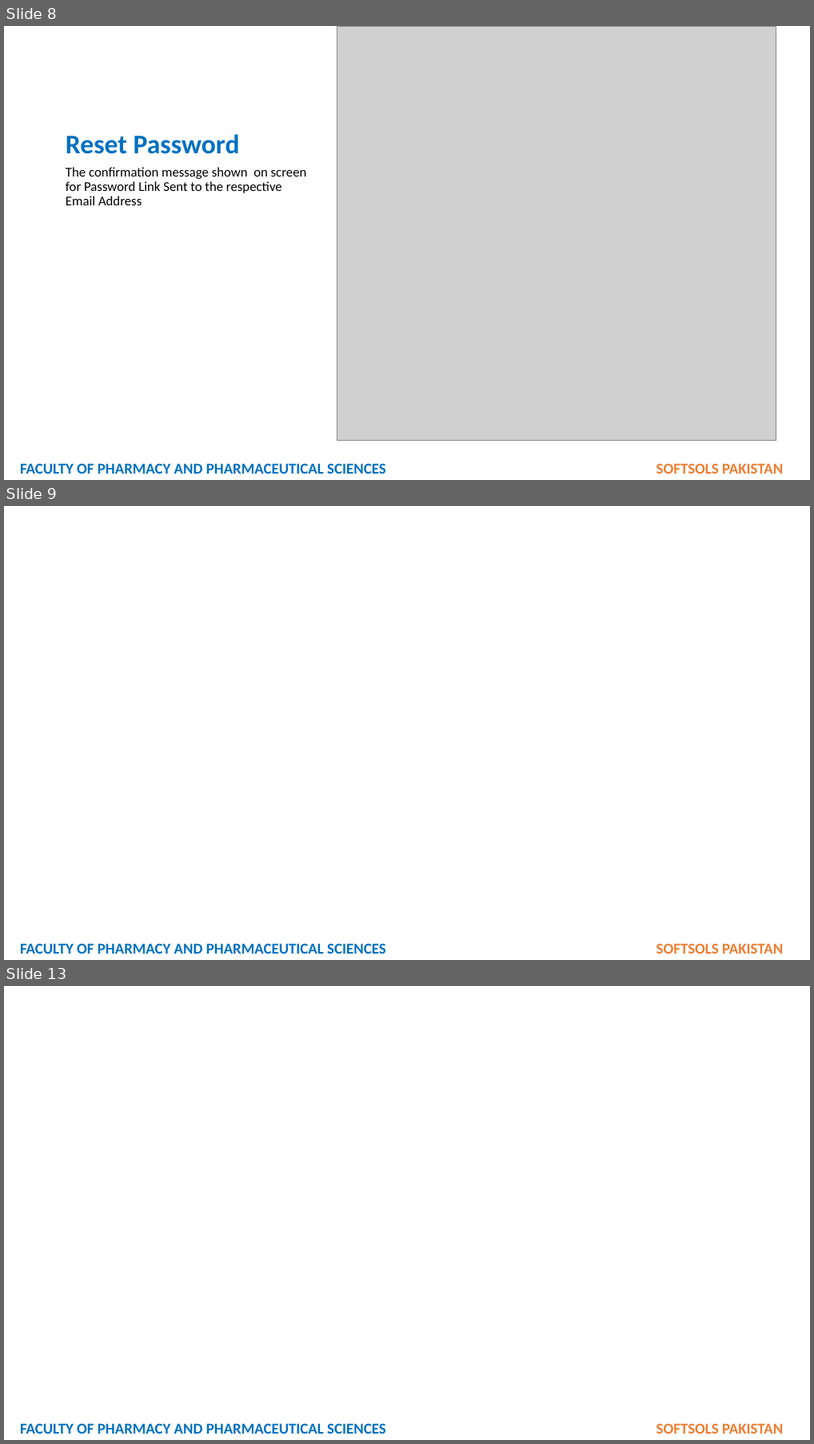
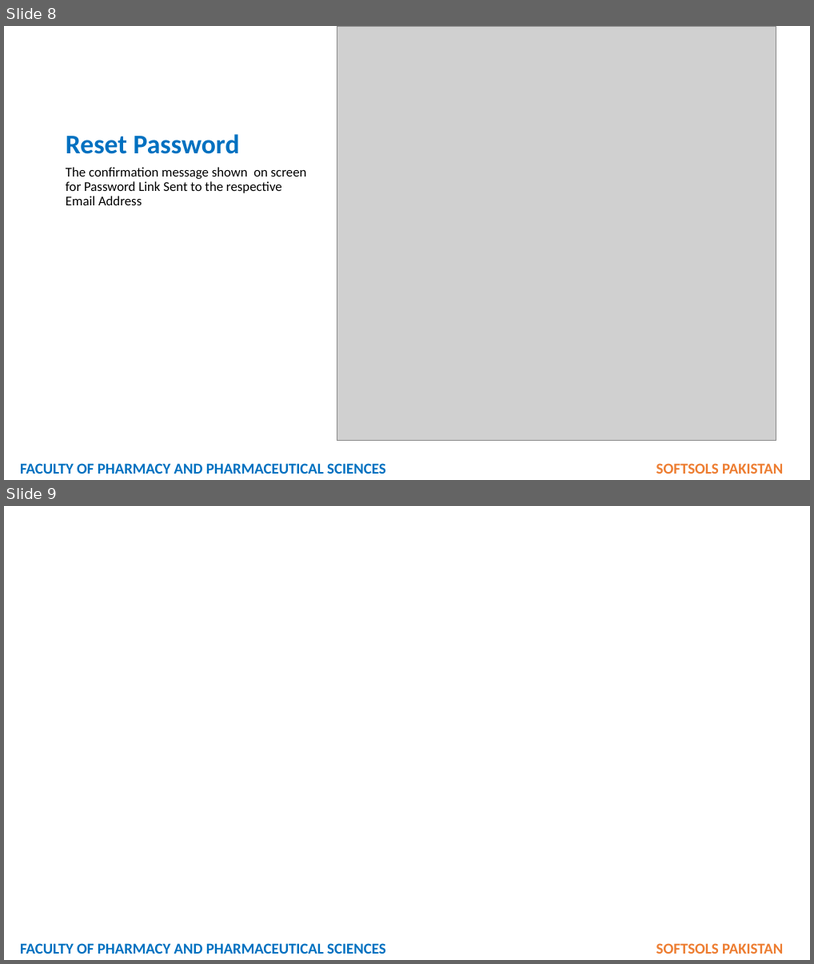
Before and after one commit to softsolspk1/fop, a slide deck: STUDENT REGISTRATION.pptx. Shown one above the other, each under a label of ours: slides 8, 9 and 13 before the commit, slides 8 and 9 after it; the slides between them are not shown. The pictures are 814x1444 and 814x964 pixels, drawn with LibreOffice and Linux fonts; fonts in the diff are those of the drawing; grey boxes stand for pictures; background and template pictures are left out. Boxes give left, top, right and bottom in pixels: in the first picture for what was removed or moved away, otherwise in the second. Text is boxed around its words. In the diff, an @@ line names an element or a change of style, - is before the commit and + after.

```diff
--- a/STUDENT REGISTRATION.pptx
+++ b/STUDENT REGISTRATION.pptx
@@ slide 9 removed at [4,506,810,960], background picture (left out) @@
@@ text removed at [20,943,783,953] @@
-FACULTY OF PHARMACY AND PHARMACEUTICAL SCIENCES SOFTSOLS PAKISTAN
@@ what was slide 13 is now slide 9 @@
```
Also in this commit, not shown: 3 other slides removed, 2 other files.
